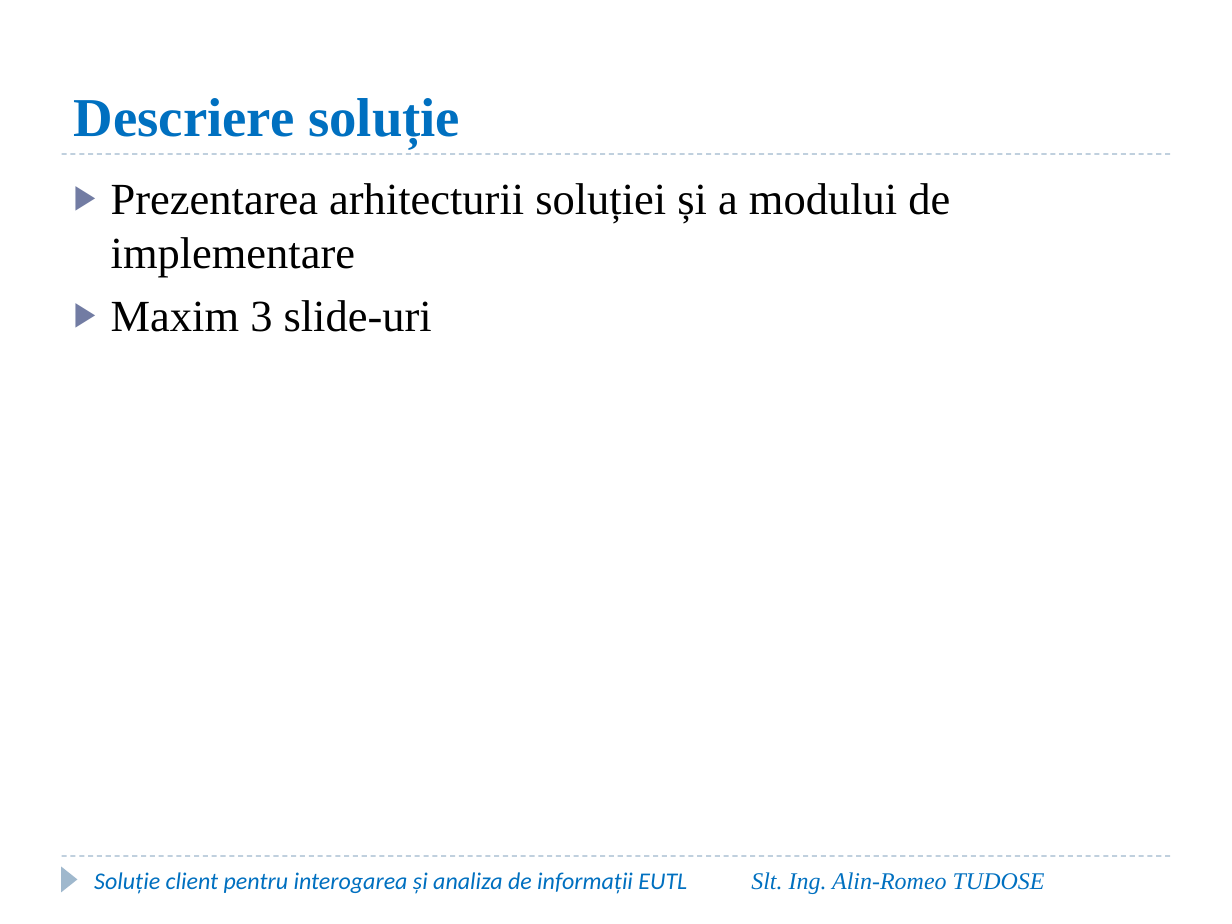
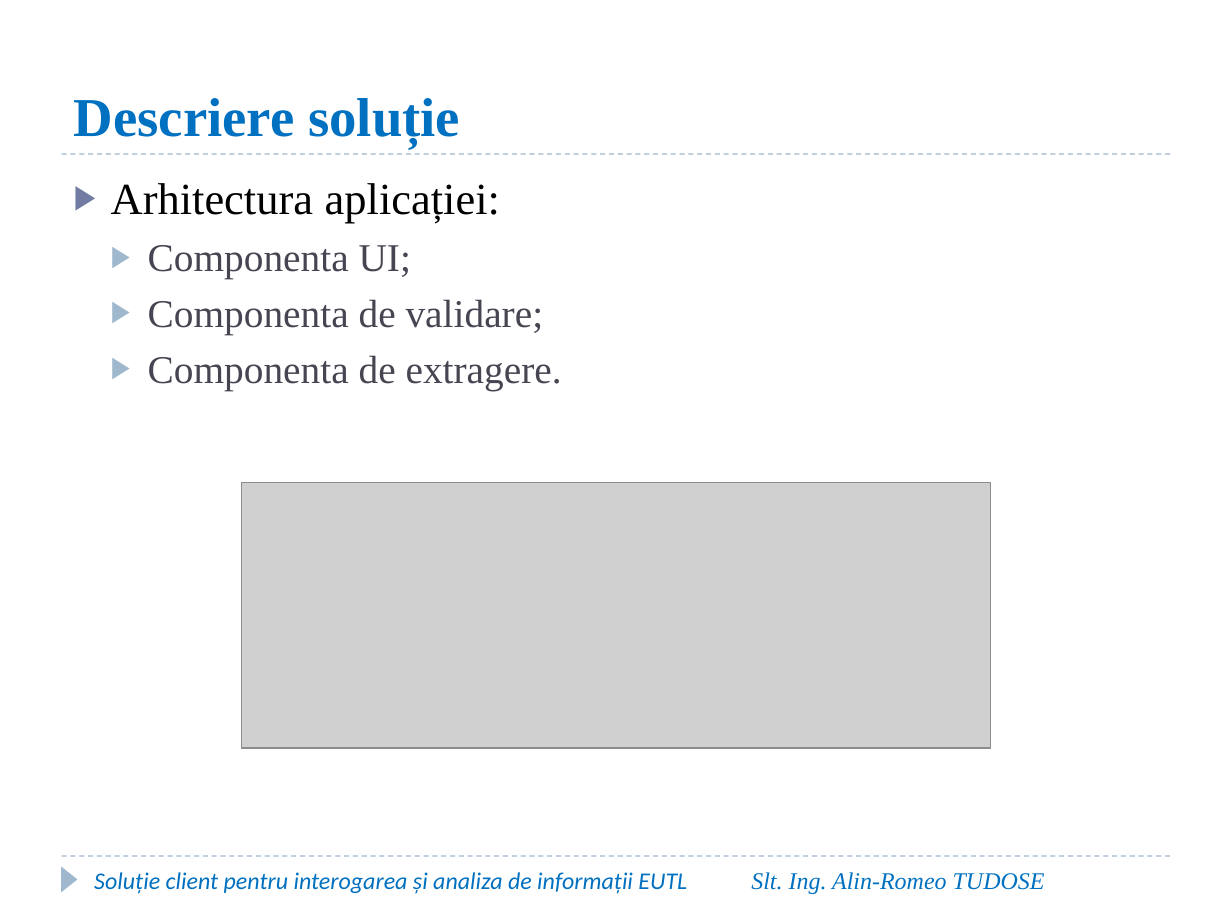
Before and after one commit to AlinTudose98/Disertatie, a slide deck: slide 7 of Documentatie/Prezentare_Disertatie_Tudose_Alin.pptx. Drawn at 1232x924 pixels with LibreOffice and Linux fonts; fonts in the diff are those of the drawing; grey boxes stand for pictures; background and template pictures are left out. Boxes give left, top, right and bottom in pixels: in the first picture for what was removed or moved away, otherwise in the second. Text is boxed around its words. In the diff, an @@ line names an element or a change of style, - is before the commit and + after.

```diff
--- a/Documentatie/Prezentare_Disertatie_Tudose_Alin.pptx
+++ b/Documentatie/Prezentare_Disertatie_Tudose_Alin.pptx
@@ text at (111, 183, 562, 391): text changed; size 26 to 23 pt; text colour #000000 to #464653 @@
-▶ Prezentarea arhitecturii soluției și a modului de implementare
-▶ Maxim 3 slide-uri
+▶ Arhitectura aplicației:
+  ▶ Componenta UI;
+  ▶ Componenta de validare;
+  ▶ Componenta de extragere.
@@ picture added at (241, 483, 991, 748) @@
```
Also in this commit, not shown: 3 slides added.
